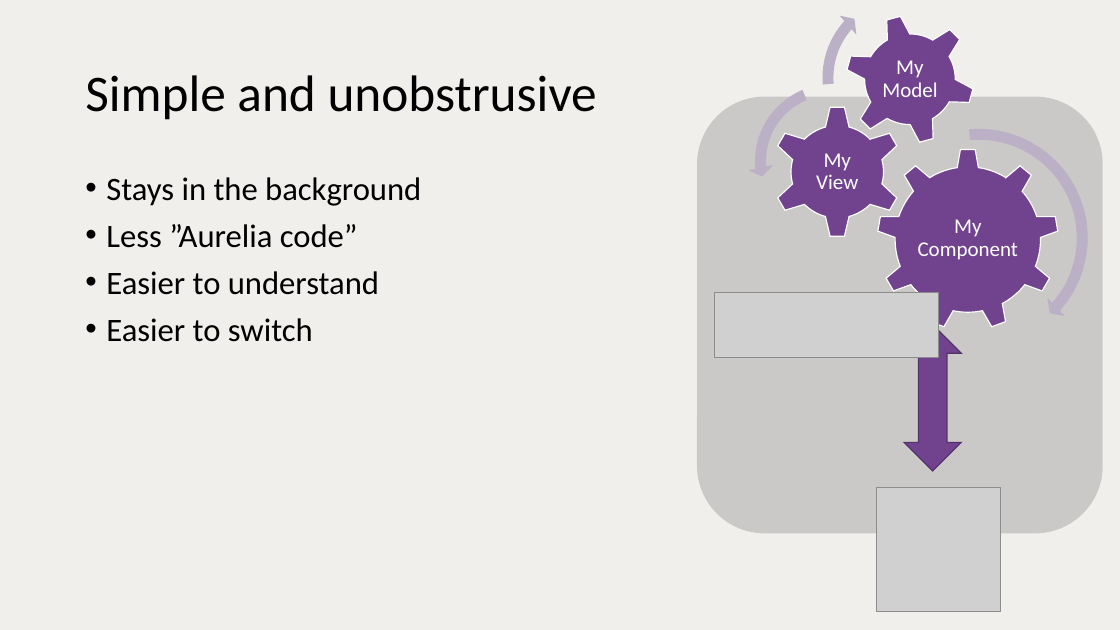
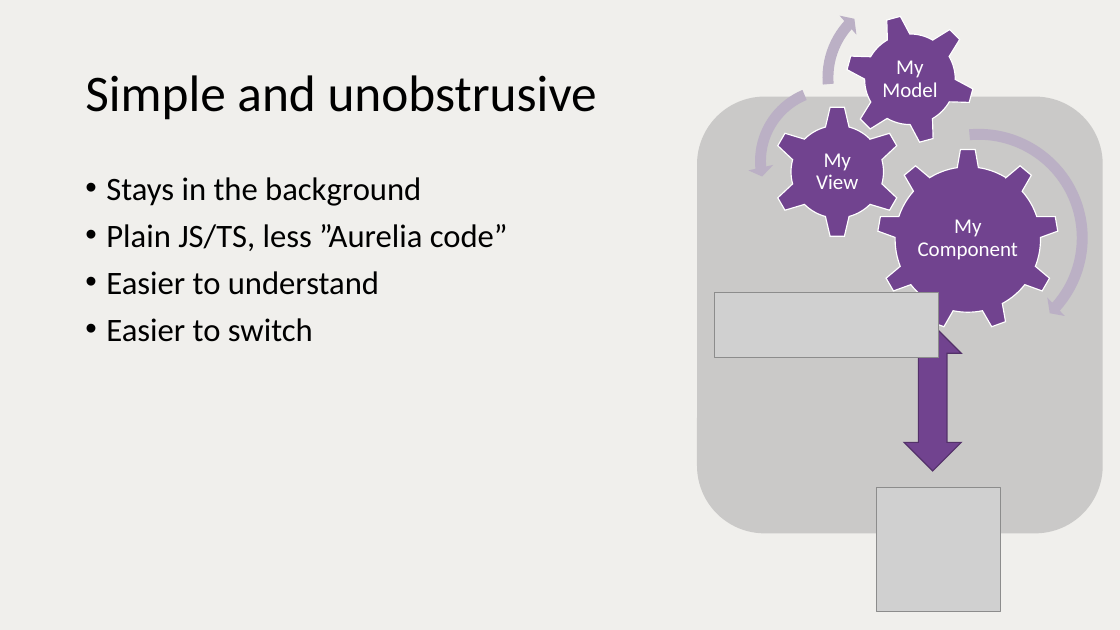
Before and after one commit to vuorinem/ADNUGTalk, a slide deck: slide 10 of Aurelia.pptm. Drawn at 1120x630 pixels with LibreOffice and Linux fonts; fonts in the diff are those of the drawing; grey boxes stand for pictures. Boxes give left, top, right and bottom in pixels: in the first picture for what was removed or moved away, otherwise in the second. Text is boxed around its words. In the diff, an @@ line names an element or a change of style, - is before the commit and + after.

Commit message:
Update presentation

```diff
--- a/Aurelia.pptm
+++ b/Aurelia.pptm
@@ text at bbox=[106, 224, 508, 251]: text changed @@
-• Less ”Aurelia code”
+• Plain JS/TS, less ”Aurelia code”
```
Also in this commit, not shown: 1 slide added.
